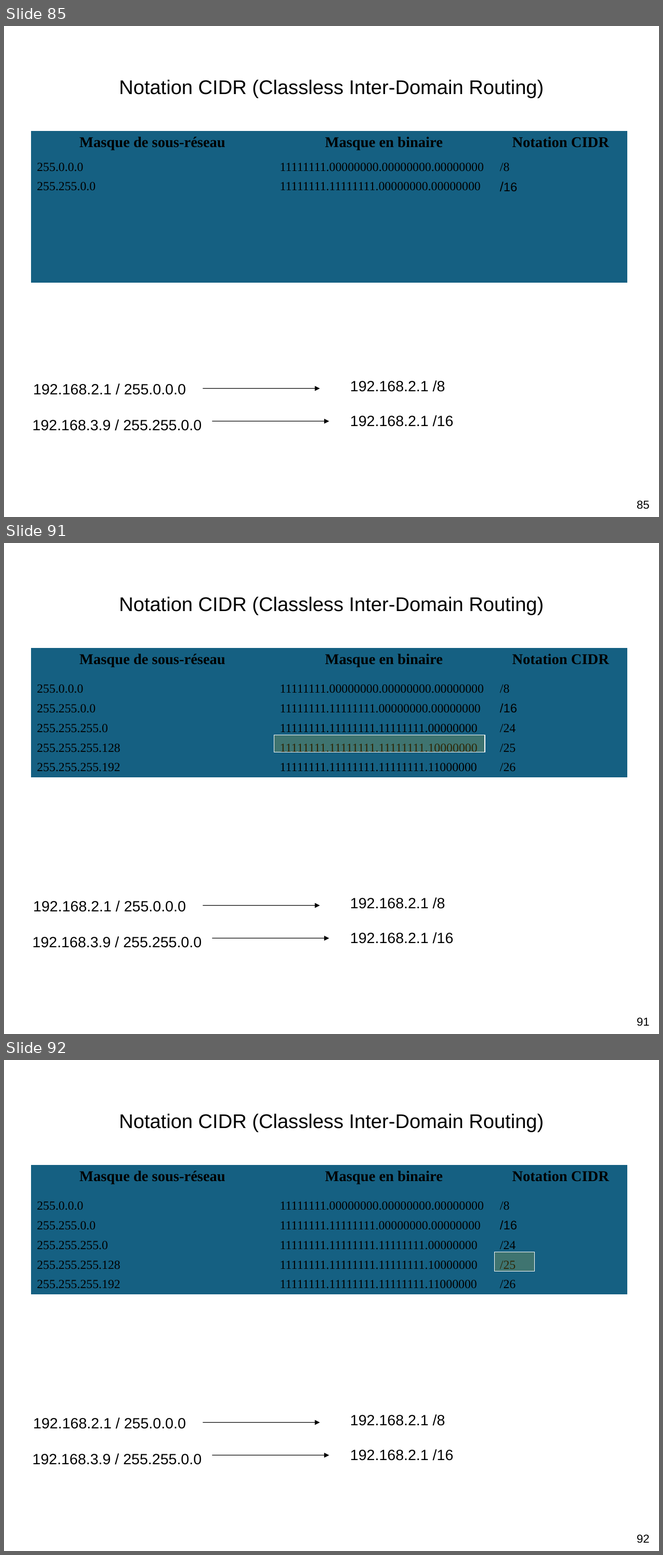
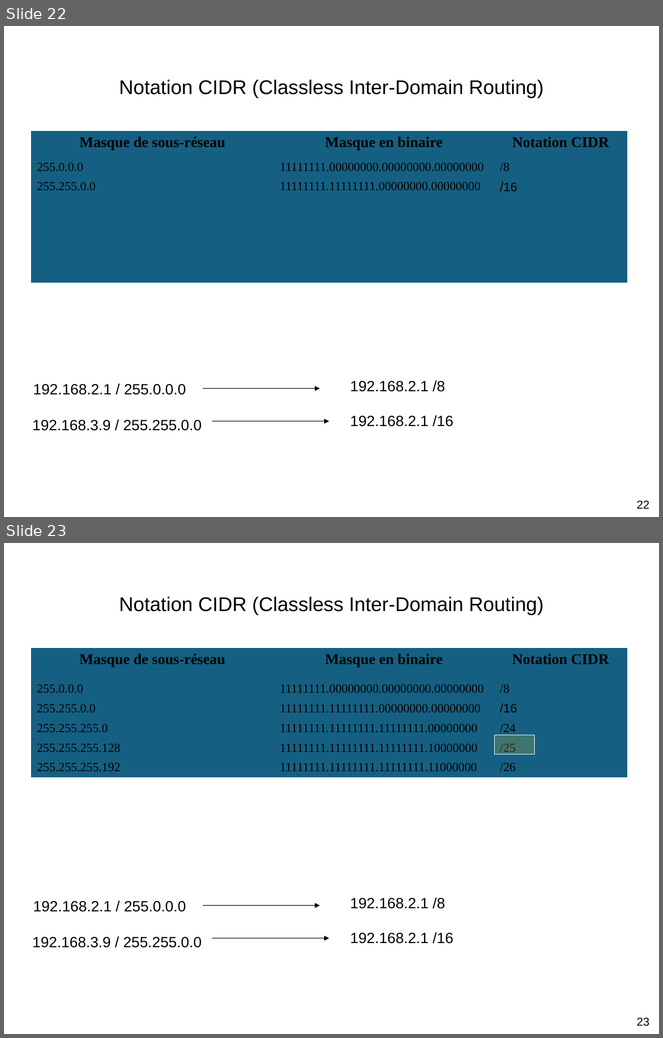
Before and after one commit to jbs-sti/jbs-sti.github.io, a slide deck: bts1/reseaux/02-adressage-ip/cours-adresse-ipv4-masque/fichiers/cours-adresse-ipv4-masque.pptx. Shown one above the other, each under a label of ours: slides 85, 91 and 92 before the commit, slides 22 and 23 after it; the slides between them are not shown. The pictures are 663x1555 and 663x1038 pixels, drawn with LibreOffice and Linux fonts; fonts in the diff are those of the drawing; background and template pictures are left out. Boxes give left, top, right and bottom in pixels: in the first picture for what was removed or moved away, otherwise in the second. Text is boxed around its words. In the diff, an @@ line names an element or a change of style, - is before the commit and + after.

```diff
--- a/bts1/reseaux/02-adressage-ip/cours-adresse-ipv4-masque/fichiers/cours-adresse-ipv4-masque.pptx
+++ b/bts1/reseaux/02-adressage-ip/cours-adresse-ipv4-masque/fichiers/cours-adresse-ipv4-masque.pptx
@@ slide 91 removed at [4, 543, 659, 1034], background picture (left out) @@
@@ text removed at [119, 597, 544, 615] @@
-Notation CIDR (Classless Inter-Domain Routing)
@@ table removed at [31, 648, 627, 843], 6 rows, 3 columns @@
-Masque de sous-réseau | Masque en binaire | Notation CIDR
-255.0.0.0 | 11111111.00000000.00000000.00000000 | /8
-255.255.0.0 | 11111111.11111111.00000000.00000000 | /16
-255.255.255.0 | 11111111.11111111.11111111.00000000 | /24
-255.255.255.128 | 11111111.11111111.11111111.10000000 | /25
-255.255.255.192 | 11111111.11111111.11111111.11000000 | /26
@@ freeform shape removed at [274, 735, 486, 752] @@
@@ text removed at [33, 901, 186, 912] @@
-192.168.2.1 / 255.0.0.0
@@ text removed at [350, 898, 445, 909] @@
-192.168.2.1 /8
@@ freeform shape removed at [203, 905, 320, 905] @@
@@ text removed at [350, 932, 454, 944] @@
-192.168.2.1 /16
@@ text removed at [33, 937, 202, 948] @@
-192.168.3.9 / 255.255.0.0
@@ freeform shape removed at [212, 938, 329, 938] @@
@@ page number removed at [637, 1018, 650, 1027] @@
-91
@@ what was slide 85 is now slide 22 @@
@@ page number at [637, 501, 650, 509]: text changed @@
-85
+22
@@ what was slide 92 is now slide 23 @@
@@ page number at [637, 1018, 650, 1027]: text changed @@
-92
+23
```
Also in this commit, not shown: 71 other slides removed, 2 other files.
